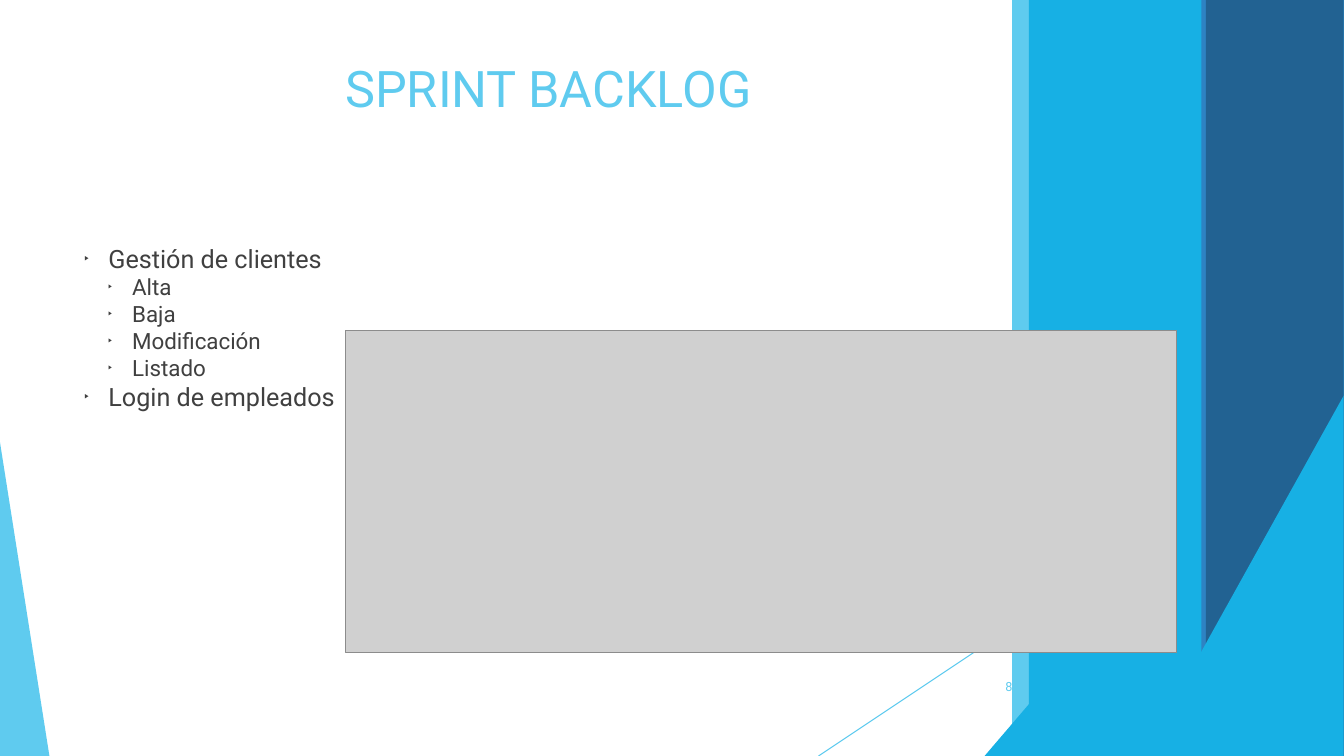
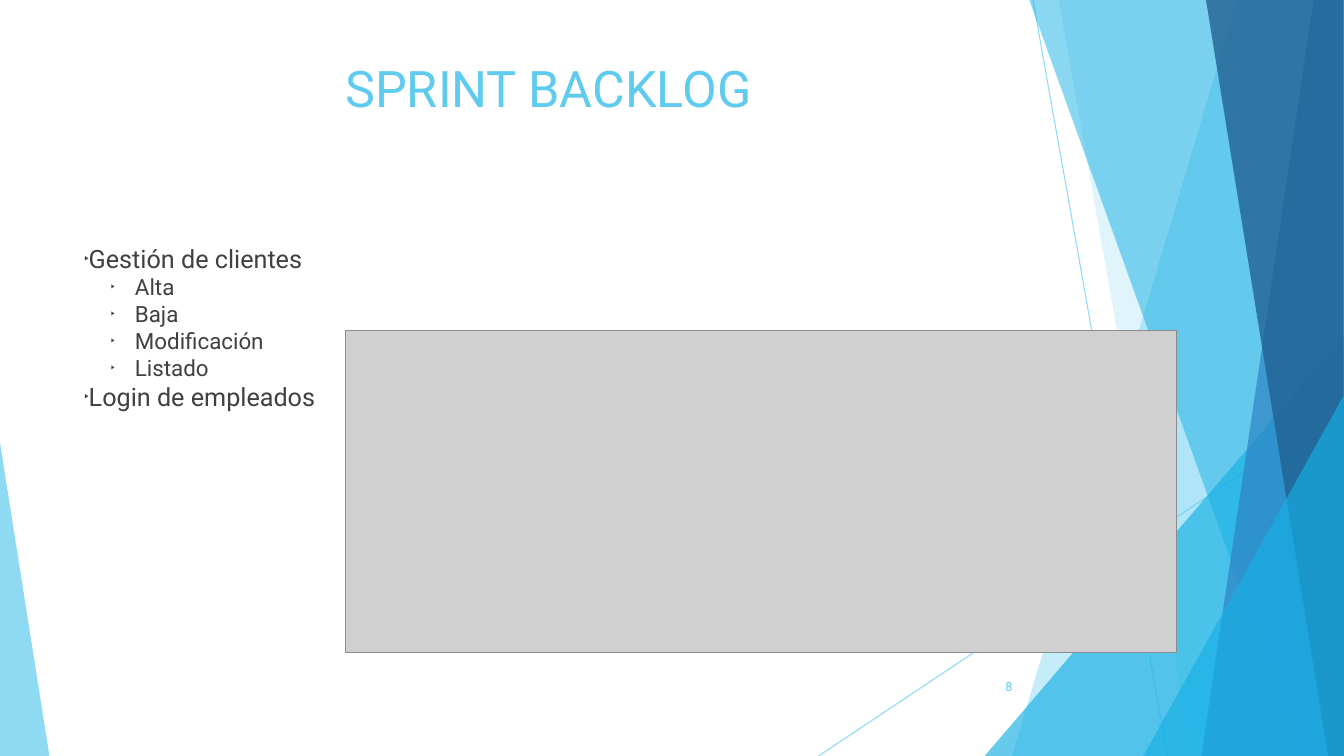
Before and after one commit to mycodeself/DSS_NegoServicios, a slide deck: slide 8 of Presentacion_Fase1.pptx. Drawn at 1344x756 pixels with LibreOffice and Linux fonts; fonts in the diff are those of the drawing; grey boxes stand for pictures. Boxes give left, top, right and bottom in pixels: in the first picture for what was removed or moved away, otherwise in the second. Text is boxed around its words. In the diff, an @@ line names an element or a change of style, - is before the commit and + after.

```diff
--- a/Presentacion_Fase1.pptx
+++ b/Presentacion_Fase1.pptx
@@ rectangle removed at (1012, 0, 1344, 756) @@
@@ rectangle removed at (1029, 0, 1344, 756) @@
@@ line (1033, 0) - (1168, 756): stroke #5FCBEF 0.74 pt to #5FCBEF 0.75 pt @@
@@ rectangle removed at (1059, 0, 1344, 756) @@
@@ rectangle removed at (1202, 0, 1344, 756) @@
@@ rectangle removed at (1206, 0, 1344, 756) @@
@@ group added at (1012, 0, 1344, 756): 5 freeform shapes @@
@@ text at (135, 278, 264, 376): indent changed @@
@@ triangle at (985, 336, 1344, 756): fill #17B0E4 to #17B0E4 at 66% opacity @@
@@ line (1344, 406) - (819, 756): stroke #5FCBEF 0.74 pt to #5FCBEF 0.75 pt @@
@@ triangle at (1143, 396, 1344, 756): fill #17B0E4 to #17B0E4 at 66% opacity @@
@@ triangle at (0, 443, 49, 756): fill #5FCBEF to #5FCBEF at 70% opacity @@
```
Also in this commit, not shown: 8 other slides changed, 22 other files.
